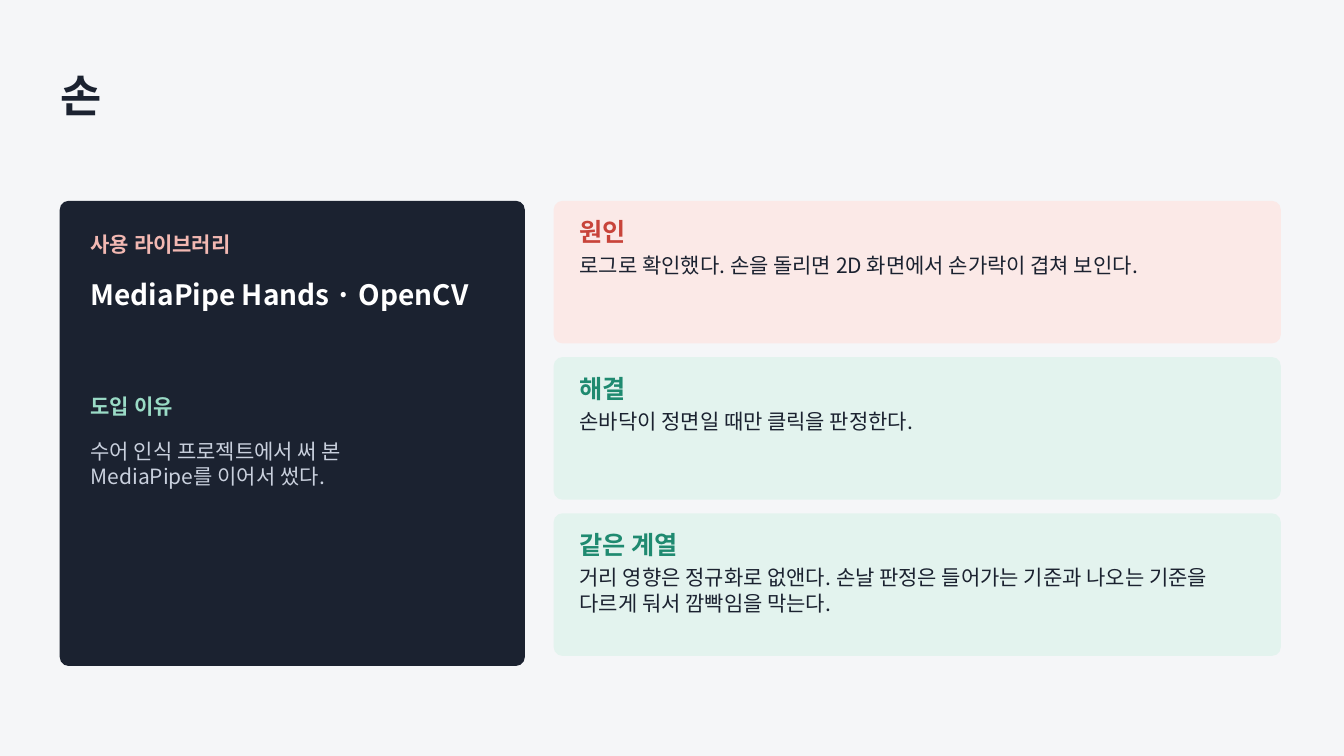
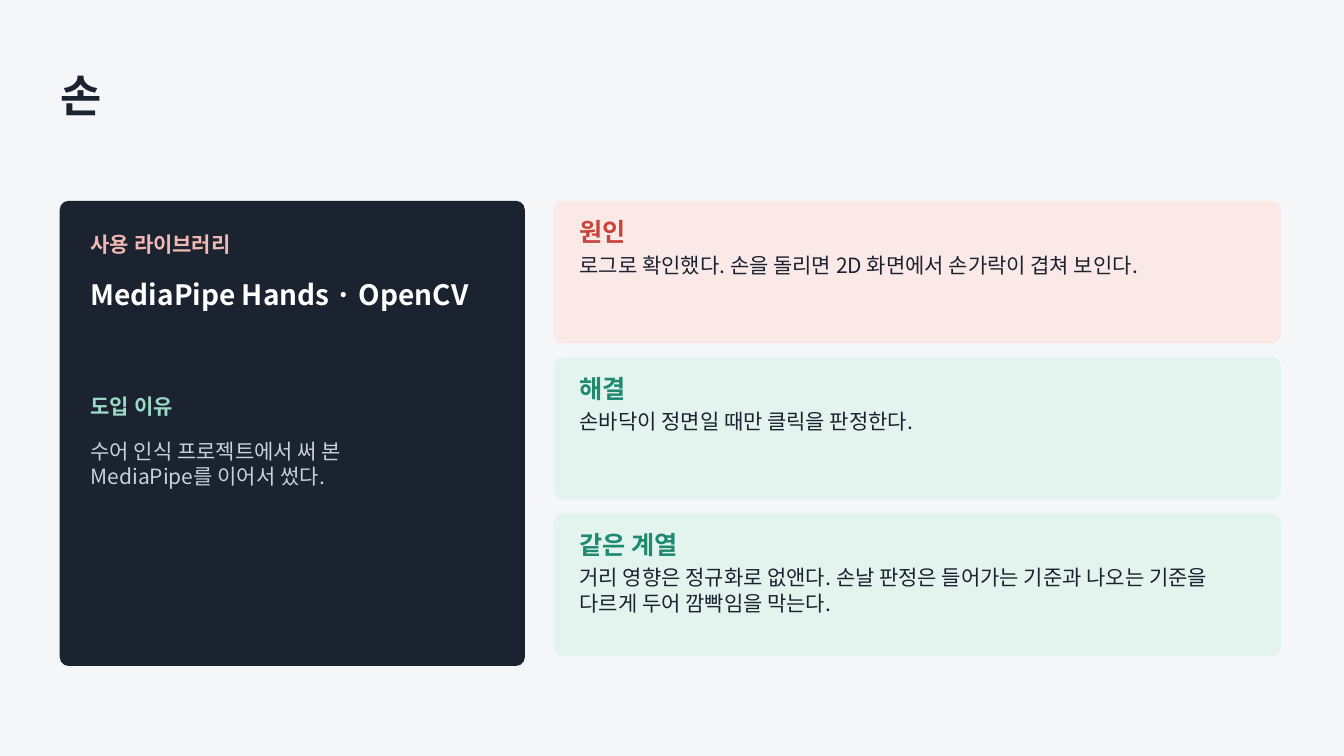
Before and after one commit to JungUH-0/JungPra, a slide deck: slide 6 of pythonpra/myproject/ppt/assistant_process.pptx. Drawn at 1344x756 pixels with LibreOffice and Linux fonts; fonts in the diff are those of the drawing. Boxes give left, top, right and bottom in pixels: in the first picture for what was removed or moved away, otherwise in the second. Text is boxed around its words. In the diff, an @@ line names an element or a change of style, - is before the commit and + after.

```diff
--- a/pythonpra/myproject/ppt/assistant_process.pptx
+++ b/pythonpra/myproject/ppt/assistant_process.pptx
@@ text at box(580, 567, 1207, 613): text changed @@
-거리 영향은 정규화로 없앤다. 손날 판정은 들어가는 기준과 나오는 기준을 다르게 둬서 깜빡임을 막는다.
+거리 영향은 정규화로 없앤다. 손날 판정은 들어가는 기준과 나오는 기준을 다르게 두어 깜빡임을 막는다.
```
Also in this commit, not shown: 5 other slides changed, 1 other file.
